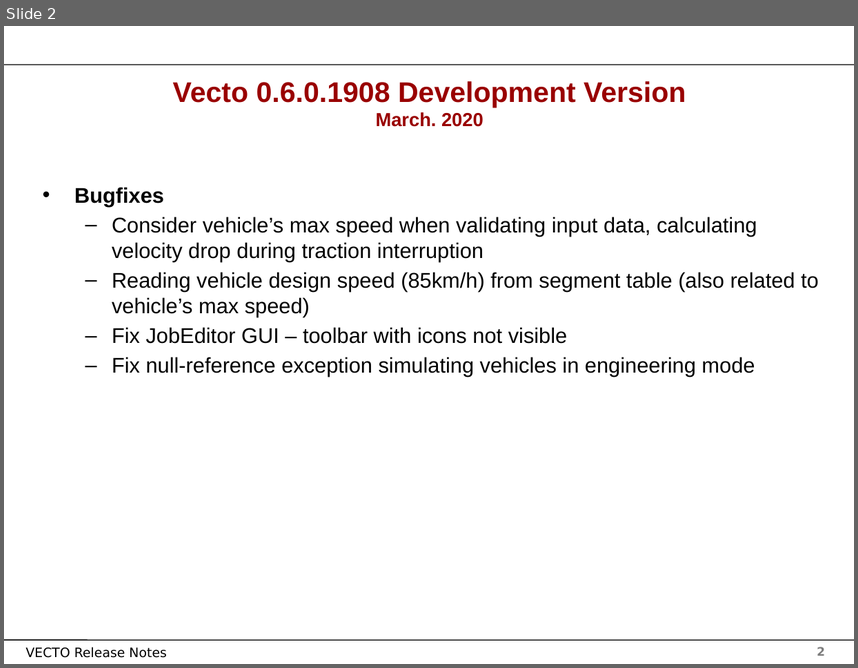
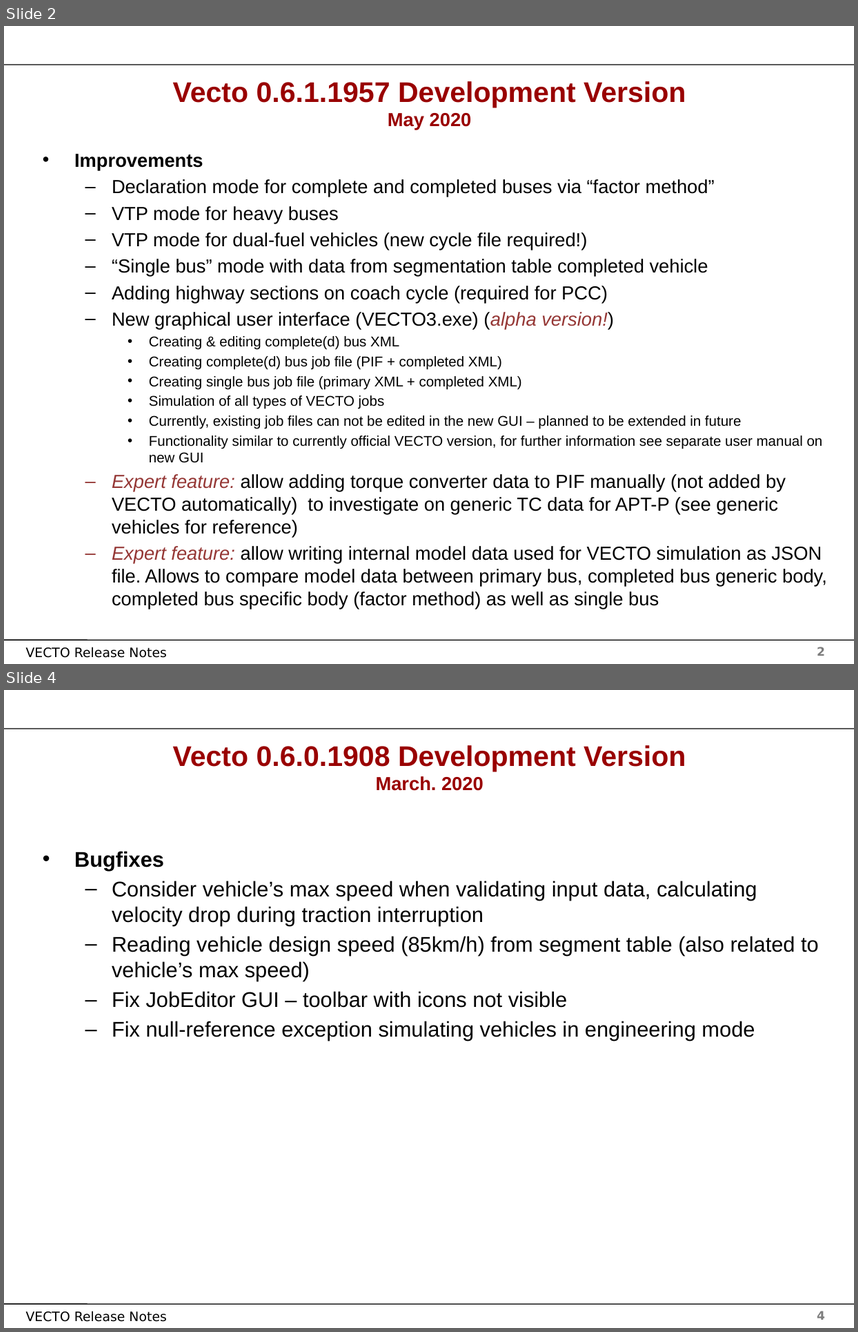
Before and after one commit to tanawadeatharva/BharatVECTO, a slide deck: Documentation/User Manual Source/Release Notes Vecto3.x.pptx. Shown one above the other, each under a label of ours: slide 2 before the commit, slides 2 and 4 after it; the slides between them are not shown. The pictures are 858x668 and 858x1332 pixels, drawn with LibreOffice and Linux fonts; fonts in the diff are those of the drawing; background and template pictures are left out. Boxes give left, top, right and bottom in pixels: in the first picture for what was removed or moved away, otherwise in the second. Text is boxed around its words. In the diff, an @@ line names an element or a change of style, - is before the commit and + after.

```diff
--- a/Documentation/User Manual Source/Release Notes Vecto3.x.pptx
+++ b/Documentation/User Manual Source/Release Notes Vecto3.x.pptx
@@ slide 2 added at (x1=4, y1=26, x2=854, y2=664), background #FFFFFF; not listed: 4 template elements that a slide beside it also shows @@
@@ title added at (x1=173, y1=81, x2=686, y2=130), 24 pt, text #990000, bold @@
+Vecto 0.6.1.1957 Development Version
+May 2020
@@ text added at (x1=74, y1=154, x2=827, y2=609), 16 pt, text #000000 @@
+• Improvements
+  – Declaration mode for complete and completed buses via “factor method”
+  – VTP mode for heavy buses
+  – VTP mode for dual-fuel vehicles (new cycle file required!)
+  – “Single bus” mode with data from segmentation table completed vehicle
+  – Adding highway sections on coach cycle (required for PCC)
+  – New graphical user interface (VECTO3.exe) (alpha version!)
+    • Creating & editing complete(d) bus XML
+    • Creating complete(d) bus job file (PIF + completed XML)
+    • Creating single bus job file (primary XML + completed XML)
+    • Simulation of all types of VECTO jobs
+    • Currently, existing job files can not be edited in the new GUI – planned to be extended in future
+    • Functionality similar to currently official VECTO version, for further information see separate user manual on new GUI
+  – Expert feature: allow adding torque converter data to PIF manually (not added by VECTO automatically) to investigate on generic TC data for APT-P (see generic vehicles for reference)
+  – Expert feature: allow writing internal model data used for VECTO simulation as JSON file. Allows to compare model data between primary bus, completed bus generic body, completed bus specific body (factor method) as well as single bus
@@ what was slide 2 is now slide 4 @@
@@ page number at (x1=817, y1=1310, x2=825, y2=1319): text changed @@
-2
+4
```
Also in this commit, not shown: 1 slide changed, 1 other slide added, 1 other file.
